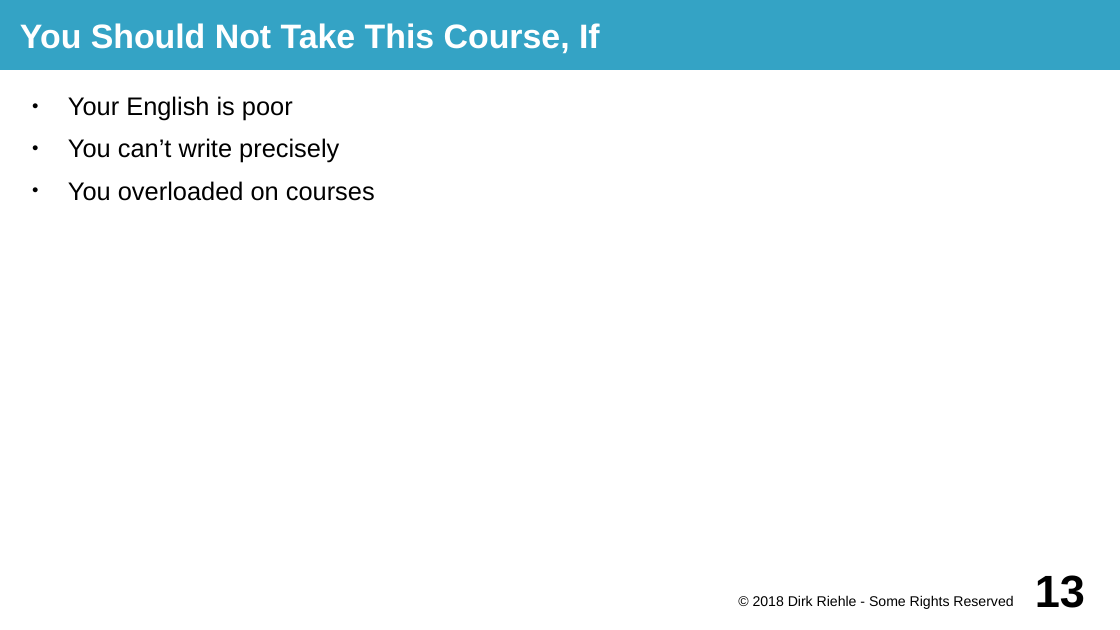
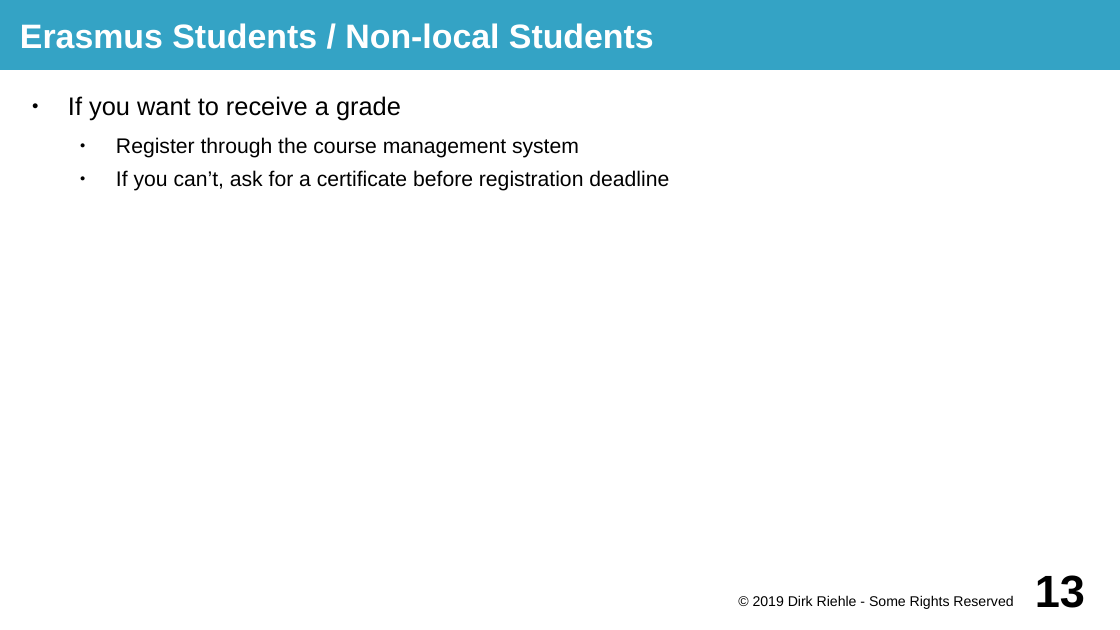
Before and after one commit to dirkriehle/prod-course, a slide deck: slide 13 of Lecture slides/PROD A01 - Course Introduction.odp. Drawn at 1120x630 pixels with LibreOffice and Linux fonts; fonts in the diff are those of the drawing. Boxes give left, top, right and bottom in pixels: in the first picture for what was removed or moved away, otherwise in the second. Text is boxed around its words. In the diff, an @@ line names an element or a change of style, - is before the commit and + after.

```diff
--- a/Lecture slides/PROD A01 - Course Introduction.odp
+++ b/Lecture slides/PROD A01 - Course Introduction.odp
@@ title at (20, 23, 654, 49): text changed @@
-You Should Not Take This Course, If
+Erasmus Students / Non-local Students
@@ text at (68, 96, 669, 191): text changed; size 18 to 15 pt @@
-● Your English is poor
-● You can’t write precisely
-● You overloaded on courses
+● If you want to receive a grade
+  ● Register through the course management system
+  ● If you can’t, ask for a certificate before registration deadline
@@ text at (753, 595, 1013, 609): text changed @@
-© 2018 Dirk Riehle - Some Rights Reserved
+© 2019 Dirk Riehle - Some Rights Reserved
```
Also in this commit, not shown: 16 other slides changed, 8 other files.
